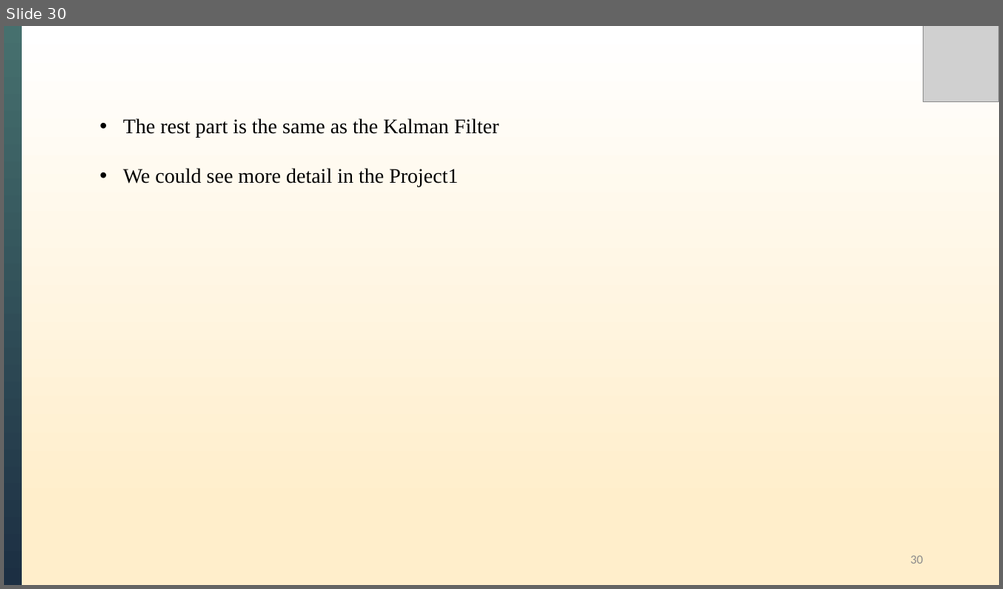
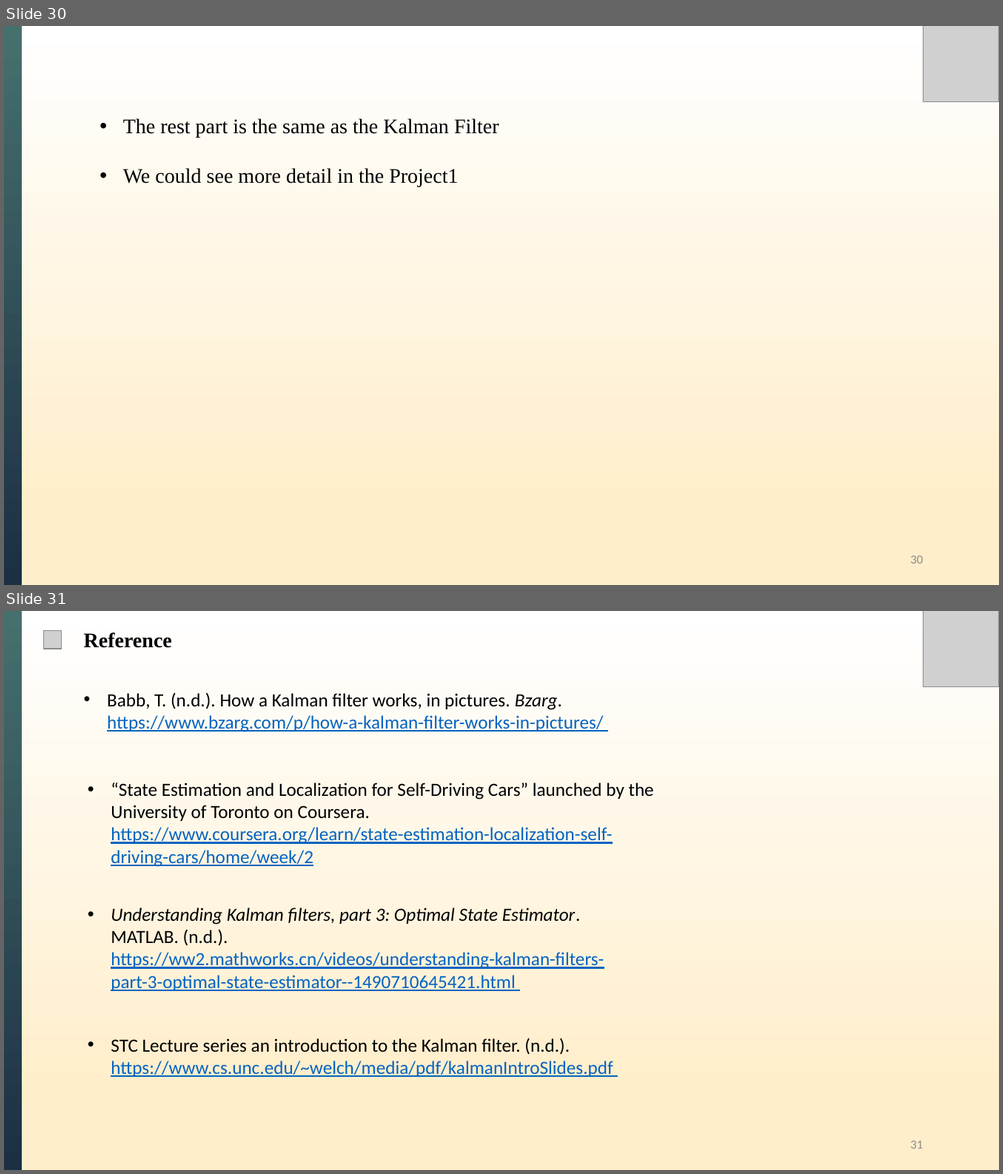
Before and after one commit to XiongWT1024/self-study-2024, a slide deck: Kalman Filter/Kalman Filters_Slide.pptx. Shown one above the other, each under a label of ours: slide 30 before the commit, slides 30 and 31 after it. The pictures are 1003x589 and 1003x1174 pixels, drawn with LibreOffice and Linux fonts; fonts in the diff are those of the drawing; grey boxes stand for pictures. Boxes give left, top, right and bottom in pixels: in the first picture for what was removed or moved away, otherwise in the second. Text is boxed around its words. In the diff, an @@ line names an element or a change of style, - is before the commit and + after.

Commit message:
Update some part in the Slides

```diff
--- a/Kalman Filter/Kalman Filters_Slide.pptx
+++ b/Kalman Filter/Kalman Filters_Slide.pptx
@@ slide 31 added at <box>4,611,999,1170</box>, background gradient #FFEECB to #FFFFFF @@
@@ rectangle added at <box>4,611,22,1170</box>, fill gradient #46706E to #1C2F43 @@
@@ picture added at <box>43,631,62,649</box> @@
@@ text added at <box>84,632,172,648</box>, 20 pt, text #000000, bold @@
+Reference
@@ picture added at <box>923,611,999,686</box> @@
@@ text added at <box>107,692,603,732</box>, 18 pt, text #0563C1, underline @@
+• Babb, T. (n.d.). How a Kalman filter works, in pictures. Bzarg. https://www.bzarg.com/p/how-a-kalman-filter-works-in-pictures/
@@ text added at <box>111,783,654,867</box>, 18 pt, text #000000 @@
+• “State Estimation and Localization for Self-Driving Cars” launched by the University of Toronto on Coursera. https://www.coursera.org/learn/state-estimation-localization-self-driving-cars/home/week/2
@@ text added at <box>111,908,603,991</box>, 18 pt, text #0563C1, underline @@
+• Understanding Kalman filters, part 3: Optimal State Estimator. MATLAB. (n.d.). https://ww2.mathworks.cn/videos/understanding-kalman-filters-part-3-optimal-state-estimator--1490710645421.html
@@ text added at <box>111,1038,612,1077</box>, 18 pt, text #0563C1, underline @@
+• STC Lecture series an introduction to the Kalman filter. (n.d.). https://www.cs.unc.edu/~welch/media/pdf/kalmanIntroSlides.pdf
@@ page number added at <box>910,1141,922,1149</box>, 12 pt, text #8C8C8C @@
+31
```
Also in this commit, not shown: 1 other file.
